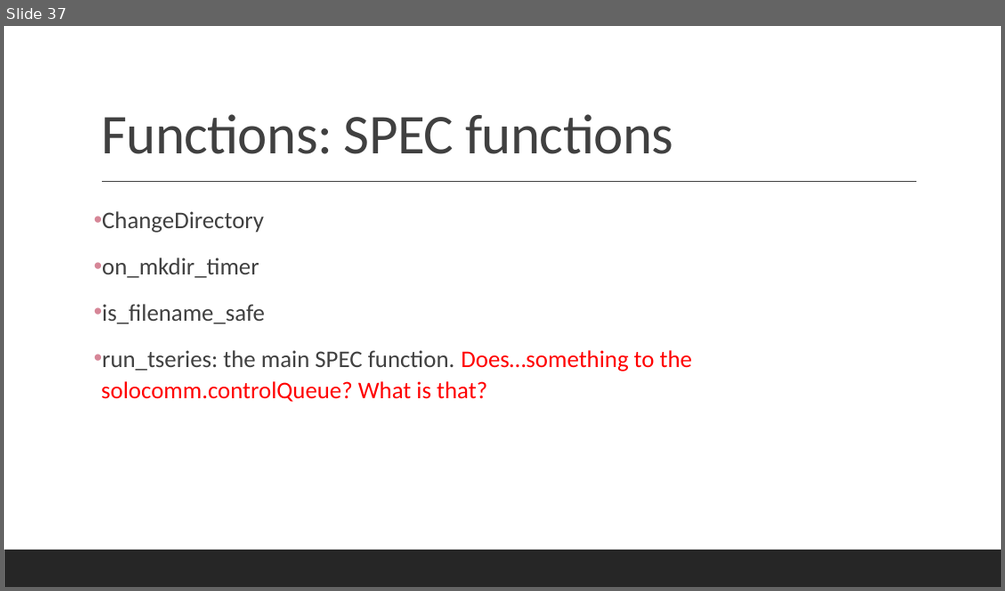
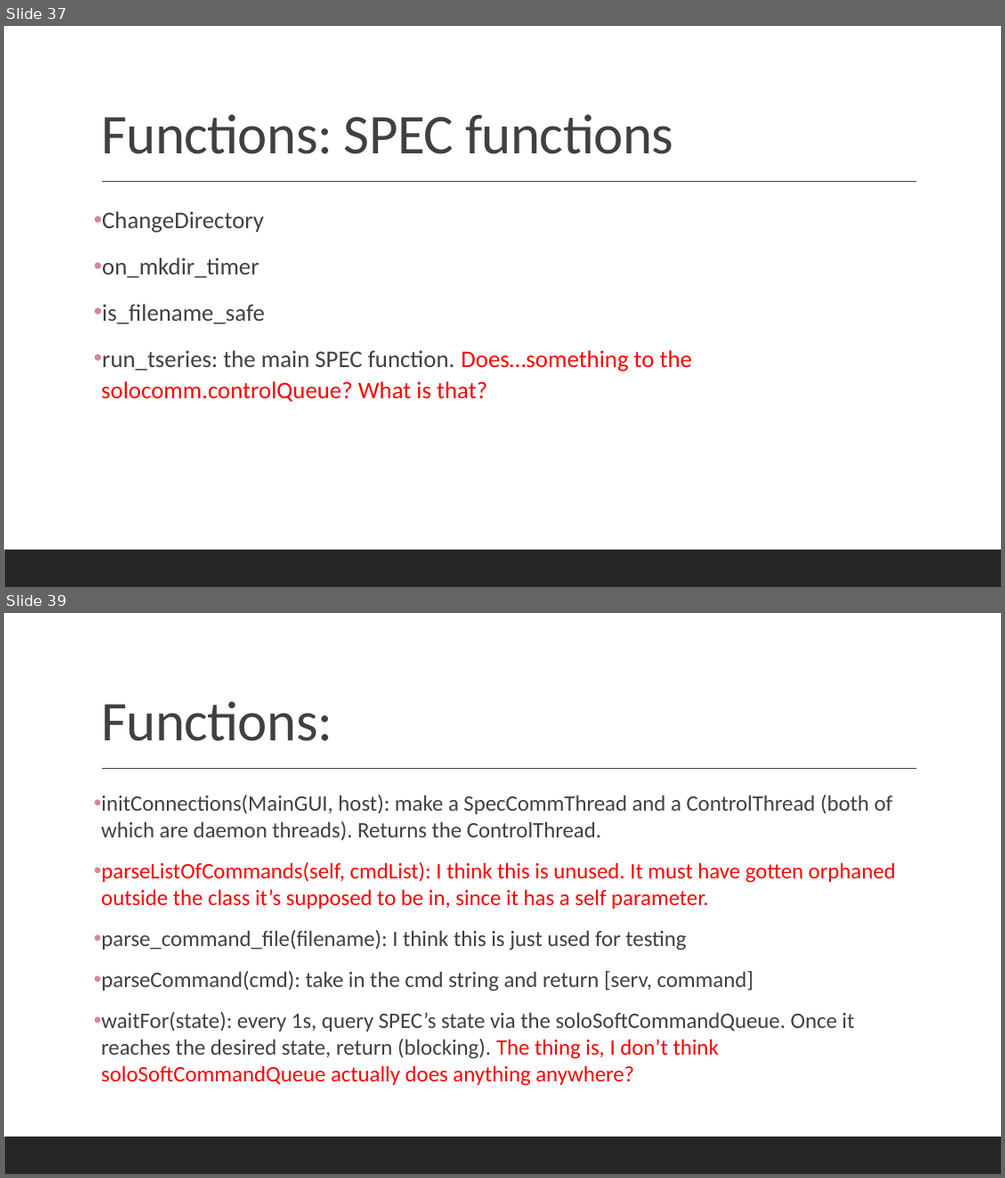
Before and after one commit to mathmauney/SAXSControl, a slide deck: Documentation.pptx. Shown one above the other, each under a label of ours: slide 37 before the commit, slides 37 and 39 after it; the slides between them are not shown. The pictures are 1005x591 and 1005x1178 pixels, drawn with LibreOffice and Linux fonts; fonts in the diff are those of the drawing. Boxes give left, top, right and bottom in pixels: in the first picture for what was removed or moved away, otherwise in the second. Text is boxed around its words. In the diff, an @@ line names an element or a change of style, - is before the commit and + after.

```diff
--- a/Documentation.pptx
+++ b/Documentation.pptx
@@ slide 39 added at (4,613,1001,1174), background #FFFFFF; not listed: 2 template elements that a slide beside it also shows @@
@@ title added at (101,701,332,741), 54 pt, text #404040 @@
+Functions:
@@ text added at (101,795,896,1086), 21.3 pt, text #404040 @@
+• initConnections(MainGUI, host): make a SpecCommThread and a ControlThread (both of which are daemon threads). Returns the ControlThread.
+• parseListOfCommands(self, cmdList): I think this is unused. It must have gotten orphaned outside the class it’s supposed to be in, since it has a self parameter.
+• parse_command_file(filename): I think this is just used for testing
+• parseCommand(cmd): take in the cmd string and return [serv, command]
+• waitFor(state): every 1s, query SPEC’s state via the soloSoftCommandQueue. Once it reaches the desired state, return (blocking). The thing is, I don’t think soloSoftCommandQueue actually does anything anywhere?
```
Also in this commit, not shown: 1 slide changed, 15 other slides added, 1 slide removed, 2 other files.
